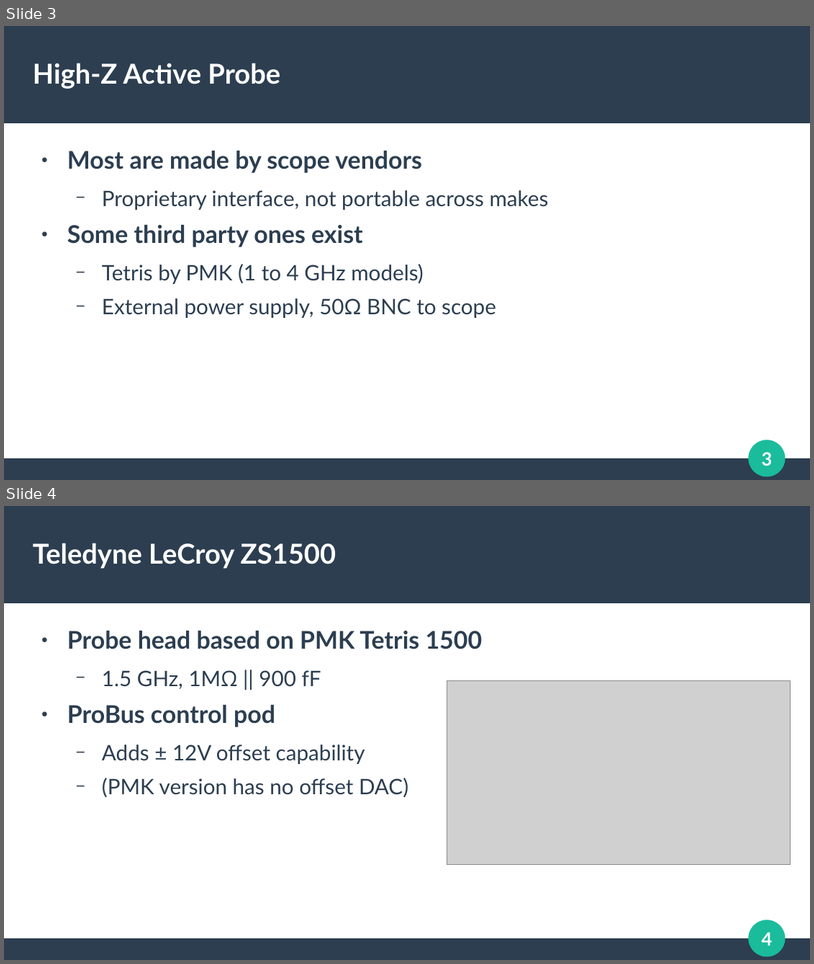
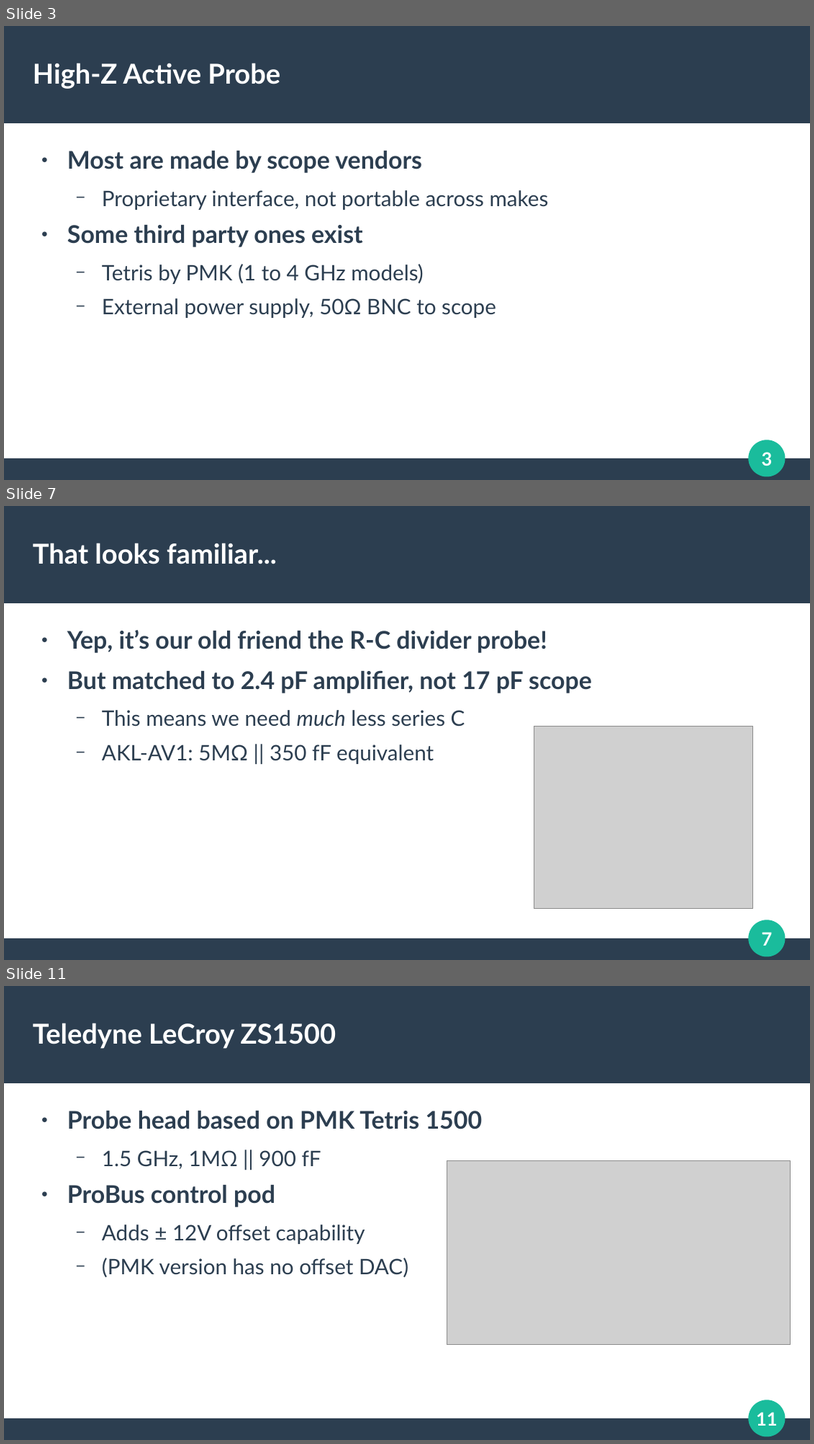
Before and after one commit to azonenberg/electronics-training, a slide deck: oscilloscope-probing/sec04-hiz-active.odp. Shown one above the other, each under a label of ours: slides 3 and 4 before the commit, slides 3, 7 and 11 after it; the slides between them are not shown. The pictures are 814x964 and 814x1444 pixels, drawn with LibreOffice and Linux fonts; fonts in the diff are those of the drawing; grey boxes stand for pictures. Boxes give left, top, right and bottom in pixels: in the first picture for what was removed or moved away, otherwise in the second. Text is boxed around its words. In the diff, an @@ line names an element or a change of style, - is before the commit and + after.

```diff
--- a/oscilloscope-probing/sec04-hiz-active.odp
+++ b/oscilloscope-probing/sec04-hiz-active.odp
@@ slide 7 added at bbox=[4, 506, 810, 960], background #FFFFFF; not listed: 4 template elements that a slide beside it also shows @@
@@ title added at bbox=[33, 543, 277, 564], 27 pt, text #FFFFFF, bold @@
+That looks familiar...
@@ text added at bbox=[67, 630, 592, 764], 24 pt, text #2C3E50, bold @@
+● Yep, it’s our old friend the R-C divider probe!
+● But matched to 2.4 pF amplifier, not 17 pF scope
+  − This means we need much less series C
+  − AKL-AV1: 5MΩ || 350 fF equivalent
@@ picture added at bbox=[535, 726, 754, 908] @@
@@ what was slide 4 is now slide 11 @@
@@ page number at bbox=[756, 1412, 777, 1425]: text changed @@
-4
+11
```
Also in this commit, not shown: 3 slides changed, 8 other slides added, 5 other files.
